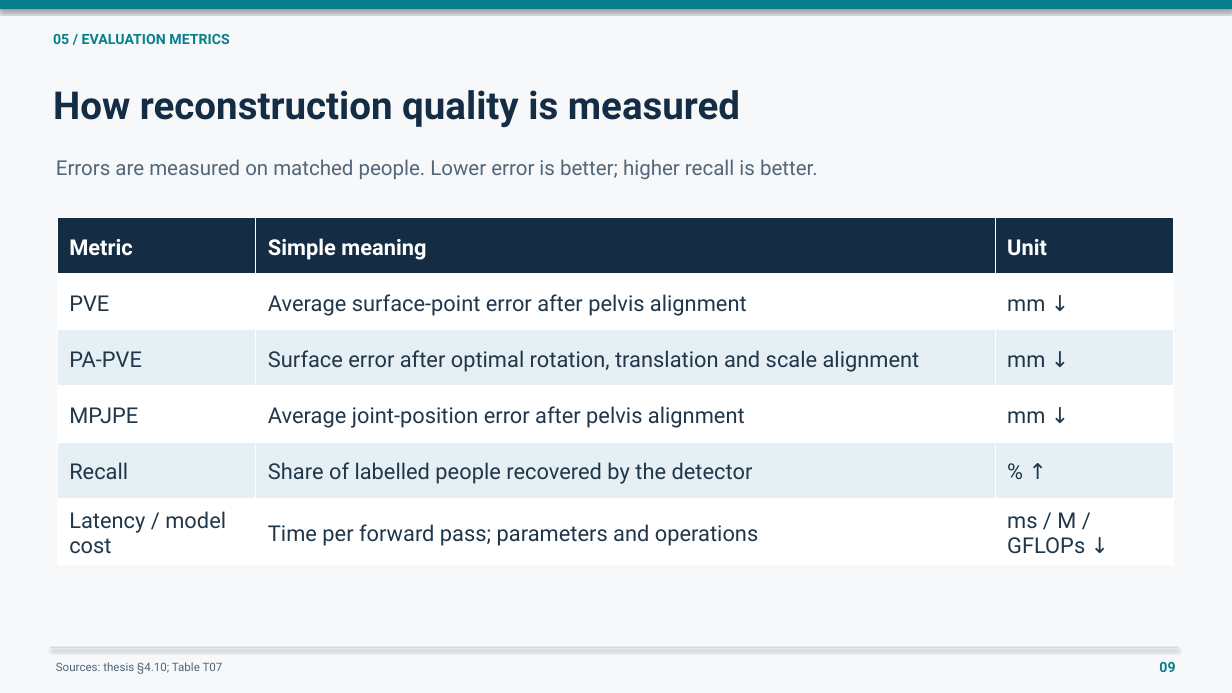
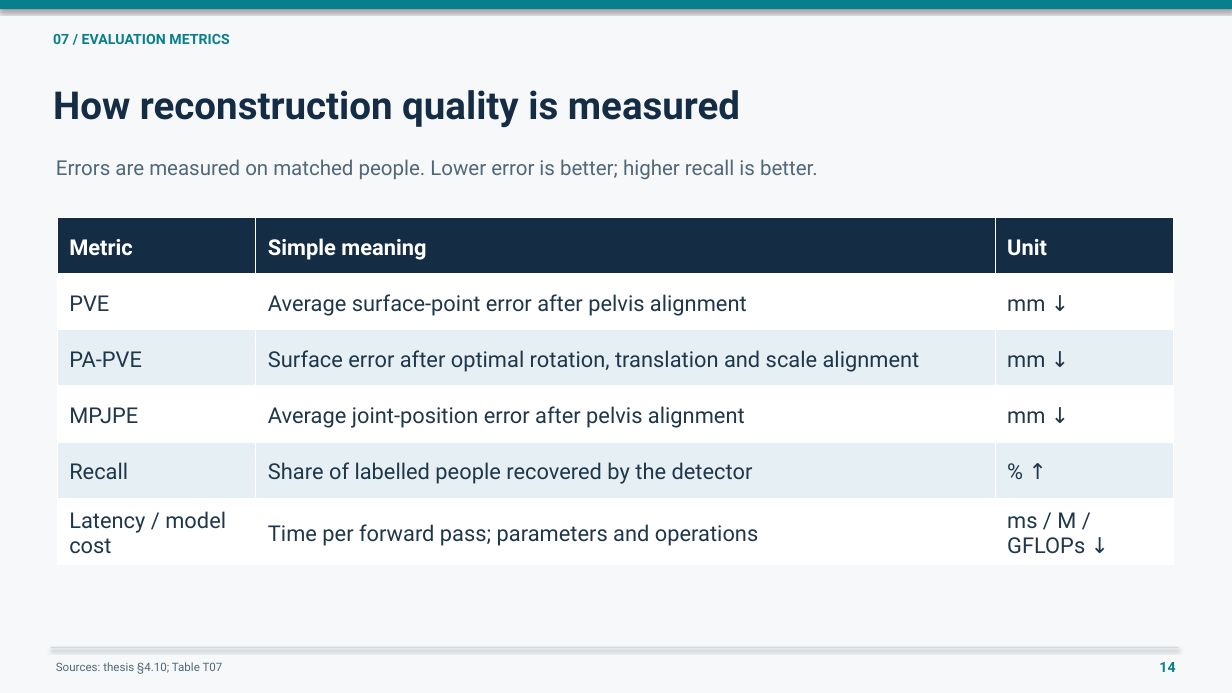
Before and after one commit to saadnajib/Multi-Person-Whole-Body-Human-Mesh-Recovery-in-a-Single-Shot-with-Annyone-dataset-and-3dpw-dataset, a slide deck: slide 14 of docs/presentations/2026-10-22_supervisor/Najib_supervisor_presentation.pptx (slide 9 before the commit). Drawn at 1232x693 pixels with LibreOffice and Linux fonts; fonts in the diff are those of the drawing. Boxes give left, top, right and bottom in pixels: in the first picture for what was removed or moved away, otherwise in the second. Text is boxed around its words. In the diff, an @@ line names an element or a change of style, - is before the commit and + after.

```diff
--- a/docs/presentations/2026-10-22_supervisor/Najib_supervisor_presentation.pptx
+++ b/docs/presentations/2026-10-22_supervisor/Najib_supervisor_presentation.pptx
@@ text at (x1=53, y1=34, x2=229, y2=44): text changed @@
-05 / EVALUATION METRICS
+07 / EVALUATION METRICS
@@ text at (x1=1159, y1=662, x2=1175, y2=672): text changed @@
-09
+14
```
Also in this commit, not shown: 19 other slides changed, 1 slide added, 11 other files.
